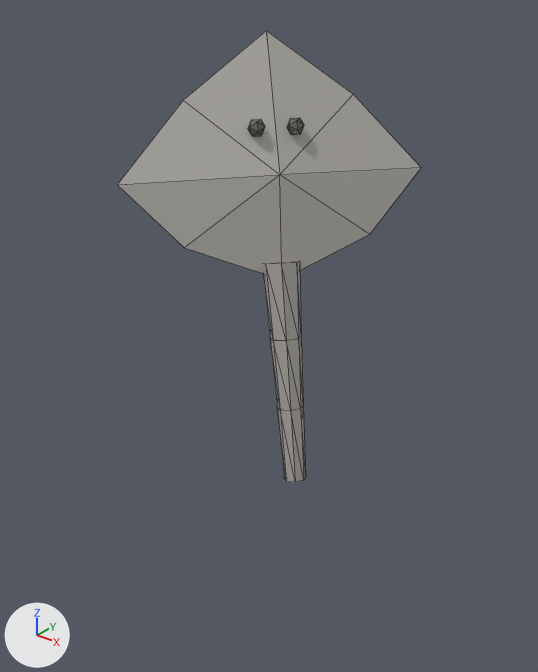
What one commit did to the glTF model public/studio/v2.15.0/d_stingray/model.glb.
Rendered twice from a 50 mm camera at (25.4, -32.3, 10.1) aimed at (0.1, -0.7, -9.6). The lights are fixed; the arrows at lower left show +X, +Y and +Z. The first picture is the older version. Mesh edges are drawn as thin lines. Where no turn or scale is listed for an object, it has been applied to the vertices.

The scene before the commit, as lines of its bpy script (objects in view):
```python
me_geometry_0 = bpy.data.meshes.new('geometry_0')
me_geometry_0.from_pydata(...)  # 10 vertices, 16 faces; spans x -5.37..5.37, y -6.77..6.77, z -5.5..7.34
me_geometry_0.materials.append(mat_defaultmaterial)
me_geometry_2 = bpy.data.meshes.new('geometry_2')
me_geometry_2.from_pydata(...)  # 16 vertices, 28 faces; spans x 0.17..3.05, y -2.6..0.14, z -8.96..-4.25
me_geometry_2.materials.append(mat_defaultmaterial_002)
me_geometry_3 = bpy.data.meshes.new('geometry_3')
me_geometry_3.from_pydata(...)  # 16 vertices, 28 faces; spans x 1.35..3.87, y -3.23..-0.85, z -12.81..-8.42
me_geometry_3.materials.append(mat_defaultmaterial_003)
me_geometry_5 = bpy.data.meshes.new('geometry_5')
me_geometry_5.from_pydata(...)  # 12 vertices, 20 faces; spans x 0.313..1.223, y 0.285..1.256, z 2.266..3.086
me_geometry_5.materials.append(mat_defaultmaterial_005)
me_geometry_6 = bpy.data.meshes.new('geometry_6')
me_geometry_6.from_pydata(...)  # 12 vertices, 20 faces; spans x -1.031..-0.12, y -1.406..-0.435, z 2.266..3.086
me_geometry_6.materials.append(mat_defaultmaterial_006)
ob_part0 = bpy.data.objects.new('part0', me_geometry_0)
ob_part0.location = (0.0, 0.0, 0.0)
ob_part2 = bpy.data.objects.new('part2', me_geometry_2)
ob_part2.location = (0.0, 0.0, 0.0)
ob_part3 = bpy.data.objects.new('part3', me_geometry_3)
ob_part3.location = (0.0, 0.0, 0.0)
ob_part5 = bpy.data.objects.new('part5', me_geometry_5)
ob_part5.location = (0.0, 0.0, 0.0)
ob_part6 = bpy.data.objects.new('part6', me_geometry_6)
ob_part6.location = (0.0, 0.0, 0.0)
# also in view: 'part4' at (3.6, -2.8, -14.6)
```
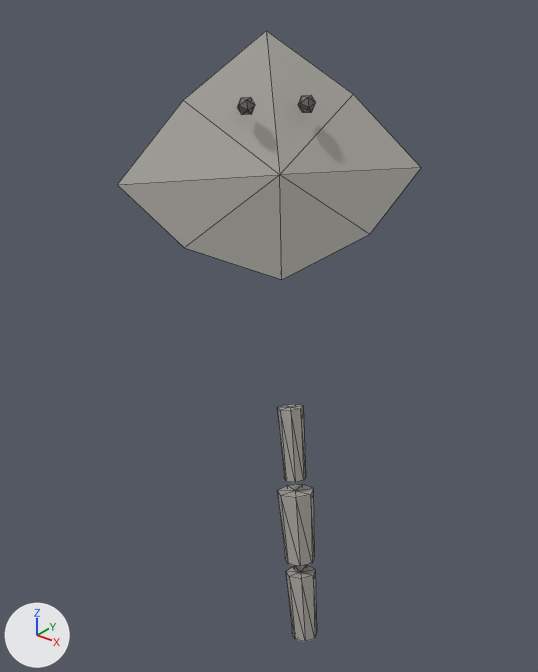
Pixel boxes (x1, y1, x2, y2) of what changed, in the pictures (538 x 672 px):
'part2', moved: before (263, 261, 301, 341); after (277, 485, 314, 566)
'part3', moved: before (270, 337, 303, 411); after (286, 565, 317, 642)
'part6', moved: before (248, 119, 265, 136); after (237, 97, 255, 115)
'part5', moved: before (287, 118, 304, 134); after (298, 95, 316, 112)

The change in detail:
me_geometry_2 is used by ob_part2; location (0.0, 0.0, 0.0).
me_geometry_2 had 16 vertices, 28 faces and spanned x 0.17..3.05, y -2.6..0.14, z -8.96..-4.25.
me_geometry_2 now has 16 vertices, 28 faces and spans x 3.3..6.18, y -5.09..-2.35, z -21.85..-17.14.
me_geometry_2 part 1: the whole mesh is moved by (3.13, -2.49, -12.89).
me_geometry_3 is used by ob_part3; location (0.0, 0.0, 0.0).
me_geometry_3 had 16 vertices, 28 faces and spanned x 1.35..3.87, y -3.23..-0.85, z -12.81..-8.42.
me_geometry_3 now has 16 vertices, 28 faces and spans x 4.68..7.2, y -5.88..-3.51, z -26.44..-22.05.
me_geometry_3 part 2: the whole mesh is moved by (3.33, -2.65, -13.63).
me_geometry_5 is used by ob_part5; location (0.0, 0.0, 0.0).
me_geometry_5 had 12 vertices, 20 faces and spanned x 0.313..1.223, y 0.285..1.256, z 2.266..3.086.
me_geometry_5 now has 12 vertices, 20 faces and spans x 0.753..1.663, y 0.66..1.632, z 3.429..4.248.
me_geometry_5 part 3: the whole mesh is moved by (0.44, 0.375, 1.162).
me_geometry_6 is used by ob_part6; location (0.0, 0.0, 0.0).
me_geometry_6 had 12 vertices, 20 faces and spanned x -1.031..-0.12, y -1.406..-0.435, z 2.266..3.086.
me_geometry_6 now has 12 vertices, 20 faces and spans x -1.297..-0.386, y -1.919..-0.948, z 3.429..4.248.
me_geometry_6 part 4: the whole mesh is moved by (-0.266, -0.513, 1.162).
